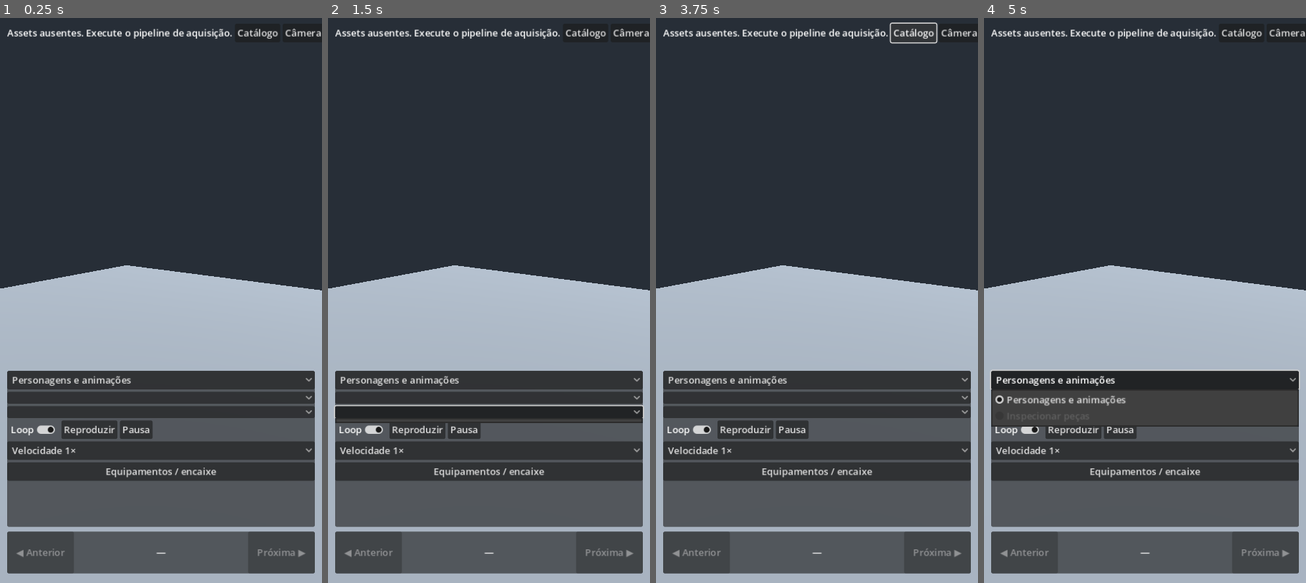
Above: before the commit, frames 1-4 (left to right).
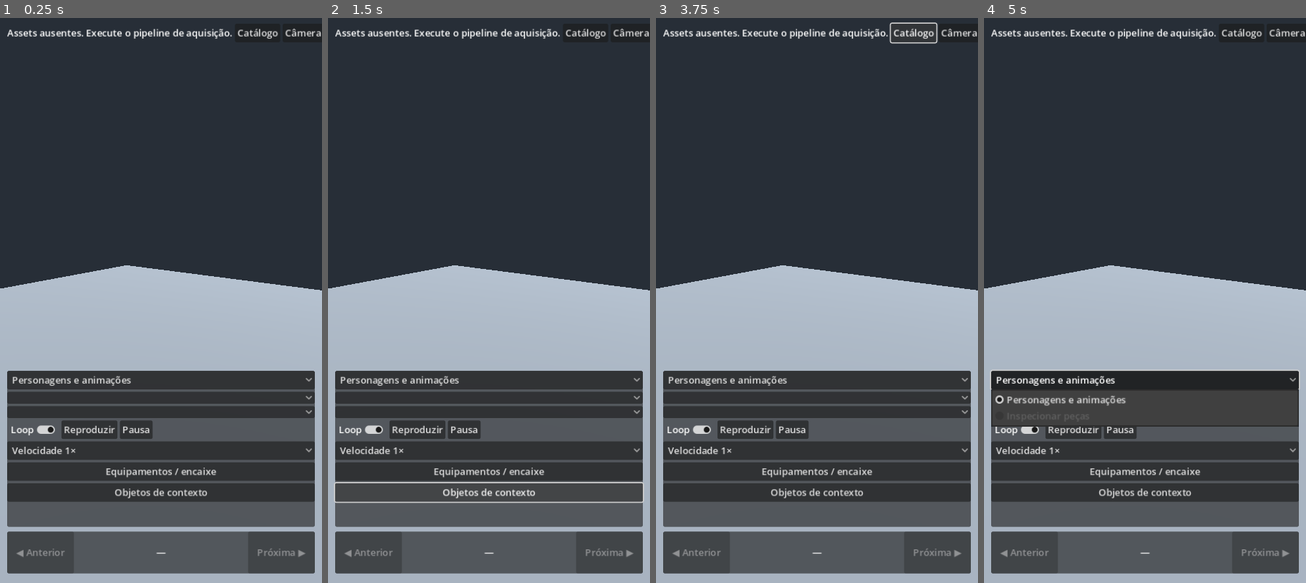
Above: after the commit, the same moments.

Repository: pabloerlis/MyGame
Game: Godot game, scene res://lab/lab_room.tscn
Two runs of this game, one before a commit and one after it. Both use one fixed random seed, a clock stepped at 60 frames per second and the inputs below.
Inputs (mouse positions are in pixels of both pictures, inside the frame that each line leads up to):
- Up to frame 1 (0.25 s): no input
- Up to frame 2 (1.5 s): click (489, 492) at 0.5 s, where only the run after the commit has a clickable "Objetos de contexto"; click (489, 413) at 1.25 s, where only the run after the commit has a clickable "Objetos de contexto"
- Up to frame 3 (3.75 s): click "Catálogo" at 2 s; click "Câmera" at 2.75 s; click "Catálogo" at 3.5 s
- Up to frame 4 (5 s): click "Personagens e animações" at 4.25 s

The runs differ from the first frame. In frame 1, 3.1% of the frame differs, in the area x 2-98%, y 82-86%; in frame 2, 1.9%; in frame 3, 3.1%; in frame 4, 3.1%.

Commit message:
feat(lab): real context props and retain only latest versioned Android APK

Diff:
--- a/game/lab/lab_room.gd
+++ b/game/lab/lab_room.gd
@@ -57,6 +57,15 @@
 var hand_bones := [-1, -1]
 var profile_path := "user://grip-profiles-v1.cfg"
 var profile_status := ""
+var context_toggle: Button
+var context_controls: VBoxContainer
+var context_picker: OptionButton
+var context_axis: OptionButton
+var context_label: Label
+var context_indices: Array[int] = []
+var context_root: Node3D
+var context_origin := Vector3(0.0, 0.0, -1.2)
+var context_offset := Vector3.ZERO
 
 func _ready() -> void:
 	var sun := DirectionalLight3D.new()
@@ -111,6 +120,13 @@
 		if record["pack"] == "medieval_weapons_pack" or name.begins_with("sword") or name.begins_with("axe") or name.begins_with("bow") or name.begins_with("dagger") or name.begins_with("hammer"):
 			equipment_indices.append(i)
 			equipment_picker.add_item(str(record["name"]) + " | " + ("RPG" if record["pack"] == "rpg_items_pack" else "Armas"))
+	for i in range(items.size()):
+		var record: Dictionary = items[i]
+		var name := str(record["name"]).to_lower()
+		if record["pack"] == "rpg_items_pack" and (name.begins_with("chest") or name.begins_with("mineral") or name.begins_with("crystal") or name.begins_with("book")):
+			context_indices.append(i)
+			context_picker.add_item(str(record["name"]))
+	context_toggle.disabled = context_indices.is_empty()
 	mode_picker.set_item_disabled(1, items.is_empty())
 	equipment_toggle.disabled = equipment_indices.is_empty() or not is_instance_valid(skeleton)
 
@@ -236,6 +252,8 @@
 	animation_controls.add_child(equipment_toggle)
 	equipment_toggle.pressed.connect(func():
 		equipment_controls.visible = not equipment_controls.visible
+		if equipment_controls.visible:
+			context_controls.hide()
 		# Keep the controls in the lower part of the screen.
 		catalog_panel.offset_top = -520 if equipment_controls.visible else -355
 	)
@@ -276,6 +294,43 @@
 	equip_label = Label.new()
 	equip_label.autowrap_mode = TextServer.AUTOWRAP_WORD_SMART
 	equipment_controls.add_child(equip_label)
+	context_toggle = Button.new()
+	context_toggle.text = "Objetos de contexto"
+	animation_controls.add_child(context_toggle)
+	context_toggle.pressed.connect(func():
+		context_controls.visible = not context_controls.visible
+		if context_controls.visible:
+			equipment_controls.hide()
+		catalog_panel.offset_top = -490 if context_controls.visible else -355
+	)
+	context_controls = VBoxContainer.new()
+	context_controls.hide()
+	animation_controls.add_child(context_controls)
+	context_picker = OptionButton.new()
+	context_picker.fit_to_longest_item = false
+	context_picker.add_item("Sem objeto")
+	context_controls.add_child(context_picker)
+	context_picker.item_selected.connect(_choose_context)
+	var context_row := HBoxContainer.new()
+	context_controls.add_child(context_row)
+	context_axis = OptionButton.new()
+	for axis_name in ["X lateral", "Y altura", "Z distância"]:
+		context_axis.add_item(axis_name)
+	context_axis.size_flags_horizontal = Control.SIZE_EXPAND_FILL
+	context_row.add_child(context_axis)
+	for direction in [-1, 1]:
+		var step := Button.new()
+		step.text = "−" if direction == -1 else "+"
+		step.custom_minimum_size = Vector2(48, 40)
+		context_row.add_child(step)
+		step.pressed.connect(_adjust_context.bind(direction))
+	var context_reset := Button.new()
+	context_reset.text = "Zerar"
+	context_row.add_child(context_reset)
+	context_reset.pressed.connect(_reset_context)
+	context_label = Label.new()
+	context_label.autowrap_mode = TextServer.AUTOWRAP_WORD_SMART
+	context_controls.add_child(context_label)
 	details = Label.new()
 	details.autowrap_mode = TextServer.AUTOWRAP_WORD_SMART
 	panel.add_child(details)
@@ -572,7 +627,12 @@
 	mode_picker.select(index)
 	animation_controls.visible = not item_mode
 	item_picker.visible = item_mode
-	catalog_panel.offset_top = -520 if not item_mode and equipment_controls.visible else -355
+	catalog_panel.offset_top = -520 if not item_mode and equipment_controls.visible else (-490 if not item_mode and context_controls.visible else -355)
+	if is_instance_valid(context_root):
+		context_root.visible = not item_mode
+		var body := context_root.get_child(1) as StaticBody3D if context_root.get_child_count() > 1 else null
+		if body != null:
+			body.collision_layer = 0 if item_mode else 1
 	if item_mode:
 		saved_focus = focus
 		saved_distance = distance
@@ -591,6 +651,64 @@
 		_update_camera()
 		_update_transport()
 		_replay()
+
+func _choose_context(index: int) -> void:
+	if is_instance_valid(context_root):
+		remove_child(context_root)
+		context_root.queue_free()
+	context_root = null
+	context_picker.select(index)
+	context_offset = Vector3.ZERO
+	context_label.text = "Sem objeto"
+	if index <= 0 or index > context_indices.size():
+		return
+	var record: Dictionary = items[context_indices[index - 1]]
+	var packed := load(str(record["path"])) as PackedScene
+	if packed == null:
+		context_label.text = "Falha ao carregar objeto"
+		return
+	var model := packed.instantiate() as Node3D
+	if model == null:
+		return
+	context_root = Node3D.new()
+	add_child(context_root)
+	context_root.add_child(model)
+	var boxes: Array[AABB] = []
+	_collect_bounds(model, boxes)
+	if boxes.is_empty():
+		return
+	var bounds: AABB = boxes[0]
+	for i in range(1, boxes.size()):
+		bounds = bounds.merge(boxes[i])
+	model.position += Vector3(-bounds.get_center().x, -bounds.position.y, -bounds.get_center().z)
+	var body := StaticBody3D.new()
+	context_root.add_child(body)
+	body.position = Vector3(0, bounds.size.y * 0.5, 0)
+	var collision := CollisionShape3D.new()
+	var shape := BoxShape3D.new()
+	shape.size = bounds.size.max(Vector3(0.01, 0.01, 0.01))
+	collision.shape = shape
+	body.add_child(collision)
+	context_root.visible = not item_mode
+	_reset_context()
+
+func _adjust_context(direction: int) -> void:
+	if not is_instance_valid(context_root):
+		return
+	var axis := context_axis.selected
+	if axis < 0 or axis > 2:
+		return
+	context_offset[axis] = clampf(context_offset[axis] + 0.05 * direction, -4.0, 4.0)
+	_update_context()
+
+func _reset_context() -> void:
+	context_offset = Vector3.ZERO
+	_update_context()
+
+func _update_context() -> void:
+	if is_instance_valid(context_root):
+		context_root.position = context_origin + context_offset
+		context_label.text = "X %.2f | Y %.2f | Z %.2f m • colisão caixa" % [context_root.position.x, context_root.position.y, context_root.position.z]
 
 func _clear_item() -> void:
 	if is_instance_valid(item_node):
--- a/game/project.godot
+++ b/game/project.godot
@@ -3,7 +3,7 @@
 
 [application]
 config/name="MyGame Lab"
-config/version="0.1.0-alpha.6"
+config/version="0.1.0-alpha.7"
 run/main_scene="res://lab/lab_room.tscn"
 config/icon="res://branding/erlis.png"
 boot_splash/show_image=true
--- a/game/tests/smoke.gd
+++ b/game/tests/smoke.gd
@@ -197,6 +197,36 @@
 	DirAccess.remove_absolute(lab.profile_path)
 	print("DUAL_GRIP_OK: ", equipment_checks, " rigs; independent slots and disk round-trip.")
 	print("EQUIPMENT_OK: ", equipment_checks, " rigs; attachment, calibration, playback and removal.")
+	if lab.context_indices.is_empty():
+		push_error("Missing context assets")
+		quit(1)
+		return
+	for i in range(1, lab.context_picker.item_count):
+		lab._choose_context(i)
+		if not is_instance_valid(lab.context_root) or lab.context_root.get_child_count() != 2 or not lab.context_root.get_child(1) is StaticBody3D:
+			push_error("Context missing real model or static collision")
+			quit(1)
+			return
+		lab.context_axis.select(0)
+		lab._adjust_context(1)
+		if not is_equal_approx(lab.context_root.position.x, 0.05):
+			push_error("Context adjustment failed")
+			quit(1)
+			return
+		lab._reset_context()
+		await process_frame
+	var previous_context: Node3D = lab.context_root
+	lab.next_button.pressed.emit()
+	if lab.context_root != previous_context:
+		push_error("Context lost on clip switch")
+		quit(1)
+		return
+	lab._choose_context(0)
+	if lab.context_root != null:
+		push_error("Context cleanup failed")
+		quit(1)
+		return
+	print("CONTEXT_OK: ", lab.context_indices.size(), " real props with approximate collision.")
 	print("ITEMS_OK: ", lab.items.size(), " models; mode switch, navigation and actor restoration.")
 	print("SMOKE_OK: ", packs.size(), " packs; ", count, " imported clip variants.")
 	print("TRANSPORT_OK: ", navigation_checks, " scenes; wrap, sync, visibility, playback mode and speed.")
Not shown, changed: game/export_presets.cfg
Not shown, changed: AGENTS.md
Not shown, changed: docs/06-experimental.md
